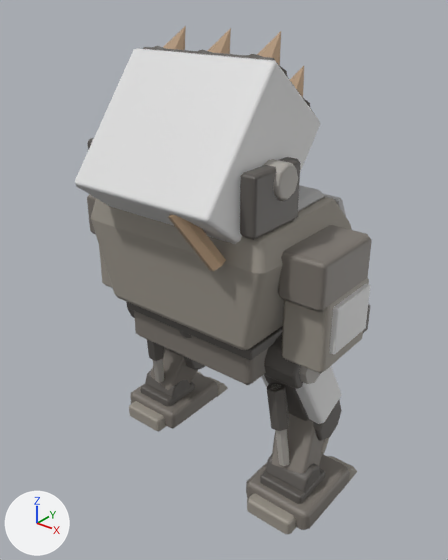
Before and after pictures for a commit that changed the glTF model game/models/crucible_aa_bot.glb.
The view is the same before and after, from a 50 mm camera at (1.094, -1.383, 1.523) aimed at (0.017, -0.037, 0.688). The axes (+X, +Y, +Z) are drawn at lower left. The lights are the same throughout. The picture after the commit comes second. Vertices at exactly the same position are counted once.

Objects in the first picture: 'Body', 'Turret'.
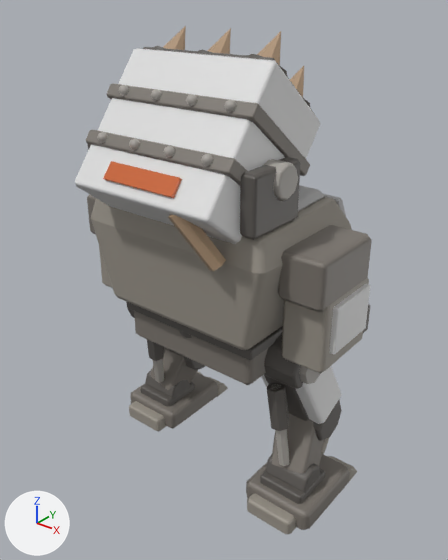
Boxes [x1, y1, x2, y2] around the edits, measured in the pictures (448 x 560 px):
part 1 of me_turret, added
    after: [86, 83, 310, 198]

The change, as a diff of the scene's bpy script:
```diff
--- a/game/models/crucible_aa_bot.glb.py
+++ b/game/models/crucible_aa_bot.glb.py
@@ me_turret @@
 # used by ob_turret; location = (0.0, -0.05, 0.58)
-me_turret.from_pydata(...)  # 1006 vertices, 1832 faces; spans x -0.455..0.455, y -0.323..0.34, z -0.03..0.825
+me_turret.from_pydata(...)  # 1222 vertices, 2220 faces; spans x -0.455..0.455, y -0.323..0.34, z -0.03..0.825
+# me_turret part 1: 216 vertices added at x -0.25..0.25, y -0.313..0.098, z 0.354..0.691
 me_turret.materials.append(mat_defaultmaterial_001)
```
